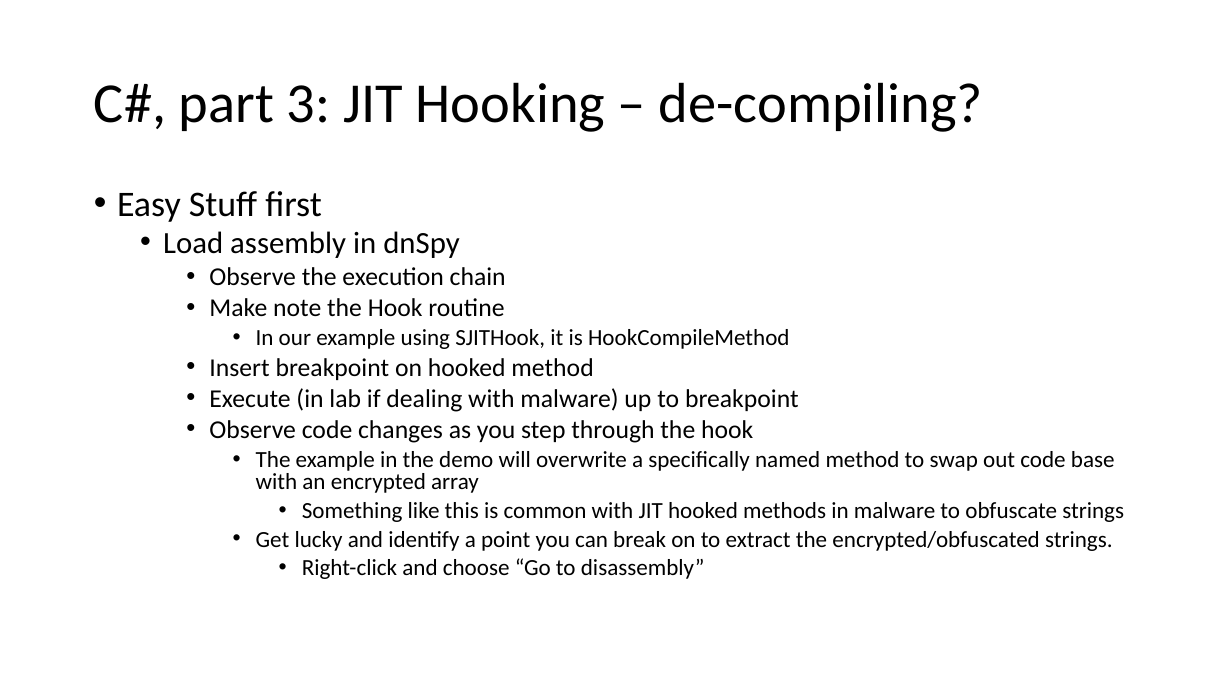
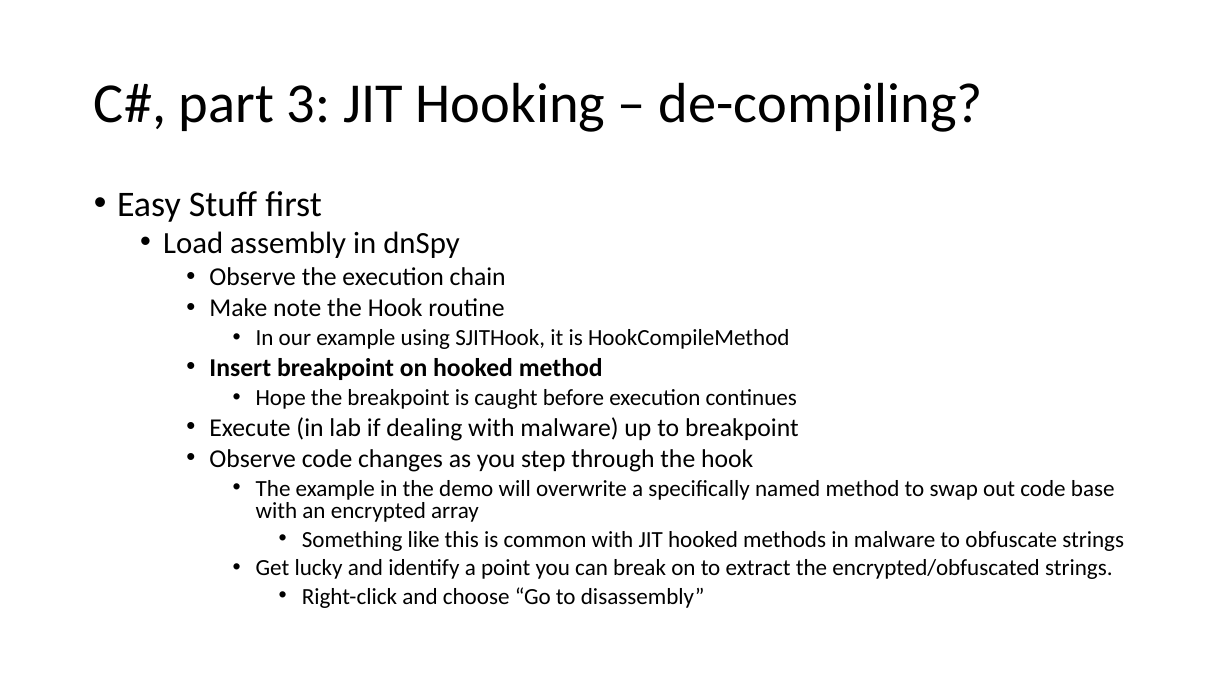
Before and after one commit to khr0x40sh/talks, a slide deck: slide 18 of FredSec/2020/05 FEB/Exposing C# .NET and JIT Hooking for profit - Copy.pptx. Drawn at 1232x693 pixels with LibreOffice and Linux fonts; fonts in the diff are those of the drawing. Boxes give left, top, right and bottom in pixels: in the first picture for what was removed or moved away, otherwise in the second. Text is boxed around its words. In the diff, an @@ line names an element or a change of style, - is before the commit and + after.

```diff
--- a/FredSec/2020/05 FEB/Exposing C# .NET and JIT Hooking for profit - Copy.pptx
+++ b/FredSec/2020/05 FEB/Exposing C# .NET and JIT Hooking for profit - Copy.pptx
@@ text at [209,358,603,380]: bold on in "Insert breakpoint on hooked method" @@
@@ text at [256,389,797,409]: paragraph added @@
+      • Hope the breakpoint is caught before execution continues
```
Also in this commit, not shown: 2 other slides changed.
